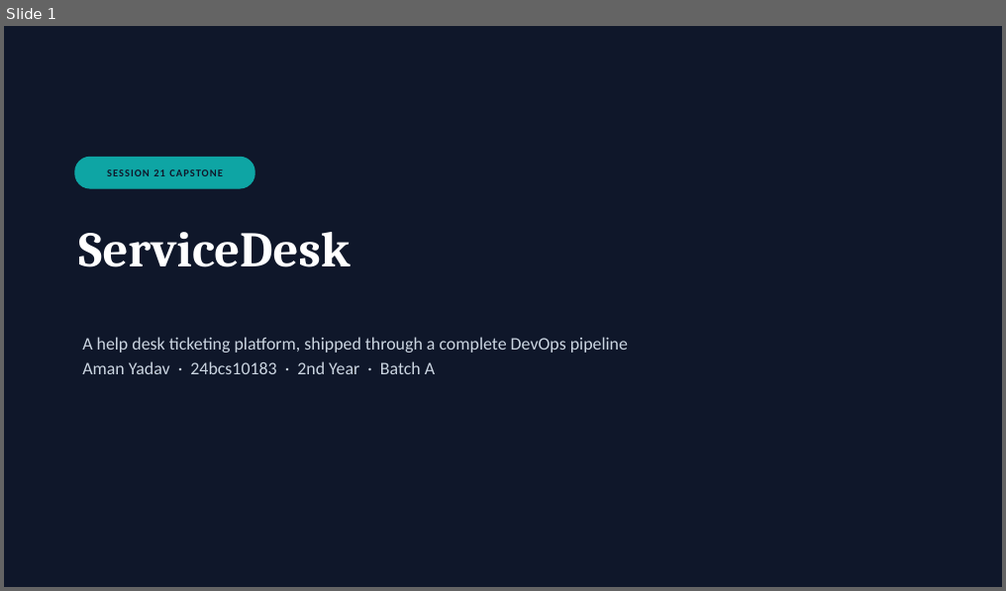
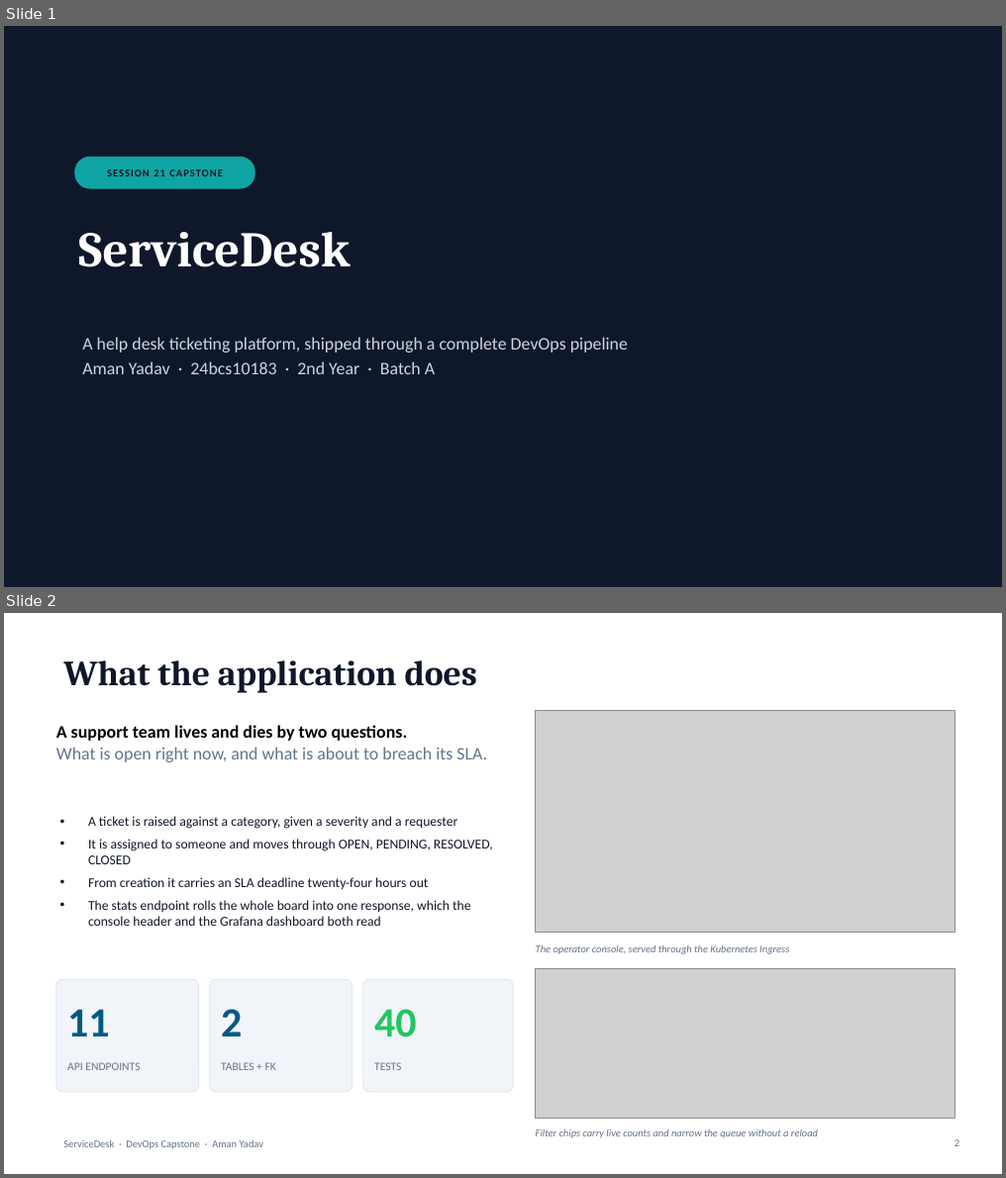
Before and after one commit to AmanYadav7015/devops-capstone-servicedesk, a slide deck: docs/deck/servicedesk-capstone.pptx. Shown one above the other, each under a label of ours: slide 1 before the commit, slides 1 and 2 after it. The pictures are 1006x591 and 1006x1178 pixels, drawn with LibreOffice and Linux fonts; fonts in the diff are those of the drawing; grey boxes stand for pictures. Boxes give left, top, right and bottom in pixels: in the first picture for what was removed or moved away, otherwise in the second. Text is boxed around its words. In the diff, an @@ line names an element or a change of style, - is before the commit and + after.

```diff
--- a/docs/deck/servicedesk-capstone.pptx
+++ b/docs/deck/servicedesk-capstone.pptx
@@ slide 2 added at (4, 613, 1002, 1174), background #FFFFFF @@
@@ title added at (63, 661, 477, 693), 34 pt, text #0F172A, bold @@
+What the application does
@@ text added at (56, 725, 487, 762), 17 pt, text #64748B @@
+A support team lives and dies by two questions.
+What is open right now, and what is about to breach its SLA.
@@ picture added at (536, 710, 954, 932) @@
@@ text added at (88, 816, 493, 926), 13 pt, text #0F172A @@
+• A ticket is raised against a category, given a severity and a requester
+• It is assigned to someone and moves through OPEN, PENDING, RESOLVED, CLOSED
+• From creation it carries an SLA deadline twenty-four hours out
+• The stats endpoint rolls the whole board into one response, which the console header and the Grafana dashboard both read
@@ text added at (536, 945, 789, 955), 10 pt, text #64748B, italic @@
+The operator console, served through the Kubernetes Ingress
@@ picture added at (536, 968, 954, 1118) @@
@@ rounded rectangle added at (56, 980, 199, 1092), fill #F1F5F9, outline #E2E8F0 1 pt @@
@@ rounded rectangle added at (210, 980, 352, 1092), fill #F1F5F9, outline #E2E8F0 1 pt @@
@@ rounded rectangle added at (363, 980, 513, 1092), fill #F1F5F9, outline #E2E8F0 1 pt @@
@@ text added at (67, 1009, 110, 1037), 40 pt, text #065A82, bold @@
+11
@@ text added at (221, 1009, 242, 1037), 40 pt, text #065A82, bold @@
+2
@@ text added at (374, 1009, 417, 1038), 40 pt, text #22C55E, bold @@
+40
@@ text added at (67, 1062, 140, 1070), 11 pt, text #64748B @@
+API ENDPOINTS
@@ text added at (221, 1062, 276, 1070), 11 pt, text #64748B @@
+TABLES + FK
@@ text added at (374, 1062, 401, 1070), 11 pt, text #64748B @@
+TESTS
@@ text added at (63, 1141, 264, 1150), 10 pt, text #64748B @@
+ServiceDesk · DevOps Capstone · Aman Yadav
@@ text added at (536, 1129, 818, 1139), 10 pt, text #64748B, italic @@
+Filter chips carry live counts and narrow the queue without a reload
@@ page number added at (954, 1140, 959, 1147), 10 pt, text #64748B @@
+2
```
Also in this commit, not shown: 9 slides changed, 9 other slides added, 2 slides removed, 1 other file.
